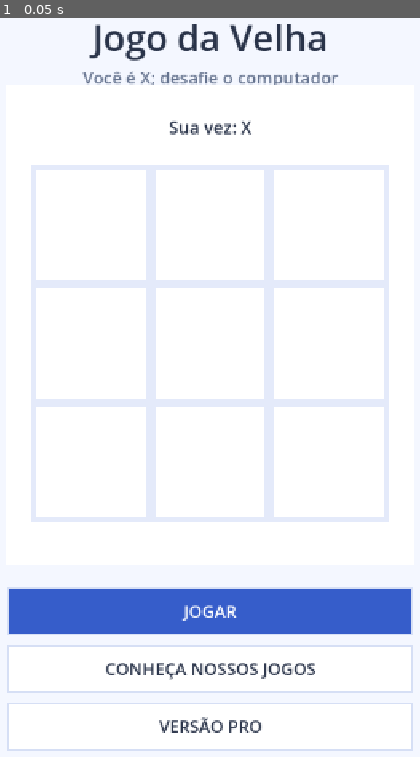
Above: before the commit, frame 1.
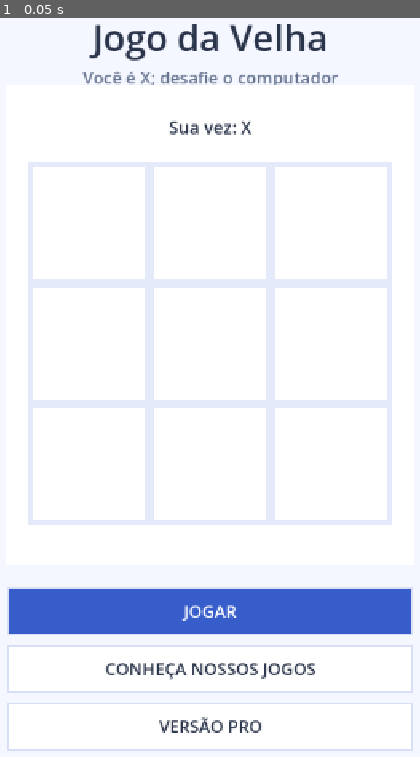
Above: after the commit, the same moment.

Repository: pitinga/game-tic-tac-toe-mobile
Game: Godot game, scene res://scenes/main.tscn
Same seed, same stepped clock (60 frames per second), same inputs: the game is played once before the commit and once after it.
Inputs:
- Up to frame 1 (0.05 s): no input

The runs differ from the first frame. In frame 1, 3.6% of the frame differs, in the area x 6-94%, y 19-69%.

Commit message:
fix: shared Android gestures, navigation and Godot CI (#2)
* fix: shared Android gesture and navigation handling

* ci: Godot 4.7.2 timeout and smoke errors

* test: regression for swipe over restart button

* fix: Android touch and screen aspect settings

* fix: project-specific review findings

* fix: require matching press and release for all navigation targets

* ci: pin checkout action to reviewed immutable commit

Diff:
--- a/project.godot
+++ b/project.godot
@@ -4,14 +4,20 @@
 
 config/name="Jogo da Velha Mobile"
 run/main_scene="res://scenes/main.tscn"
-config/features=PackedStringArray("4.3", "GL Compatibility")
+config/features=PackedStringArray("4.7", "GL Compatibility")
+config/quit_on_go_back=false
 
 [display]
 
 window/size/viewport_width=720
 window/size/viewport_height=1280
 window/stretch/mode="canvas_items"
+window/stretch/aspect="expand"
 window/handheld/orientation=1
+
+[input_devices]
+
+pointing/emulate_mouse_from_touch=false
 
 [rendering]
 
--- a/scripts/main.gd
+++ b/scripts/main.gd
@@ -22,6 +22,8 @@
 var down := Vector2.ZERO
 var down_time := 0
 var touching := false
+var active_index := -1
+var press_target := ""
 
 
 func _ready() -> void:
@@ -121,15 +123,43 @@
 	return (event_position - (viewport - Vector2(720, 1280) * factor) / 2.0) / factor
 
 
+func _notification(what: int) -> void:
+	if what == NOTIFICATION_WM_GO_BACK_REQUEST:
+		if page == "game":
+			paused = true
+			page = "menu"
+		else:
+			page = "menu"
+		queue_redraw()
+	elif what == NOTIFICATION_APPLICATION_FOCUS_OUT and page == "game":
+		paused = true
+		queue_redraw()
+
+
+func _hit(pos: Vector2) -> String:
+	if page == "game":
+		if Rect2(38, 976, 644, 74).has_point(pos): return "restart"
+		if Rect2(38, 1070, 310, 70).has_point(pos): return "pause"
+		if Rect2(372, 1070, 310, 70).has_point(pos): return "menu"
+		if BOARD.has_point(pos) and not paused and not rules.ended: return "board"
+	return "none"
+
+
 func _unhandled_input(event: InputEvent) -> void:
 	if event is InputEventScreenTouch:
+		if event.pressed:
+			if active_index == -1:
+				active_index = event.index
+				_handle_contact(_normalized(event.position), true)
+		elif event.index == active_index:
+			_handle_contact(_normalized(event.position), false)
+			active_index = -1
+	elif event is InputEventScreenDrag:
+		if event.index == active_index and press_target == "board" and page == "game" and not paused:
+			rules.pointer(_game_point(_normalized(event.position)))
+	elif event is InputEventMouseButton and event.button_index == MOUSE_BUTTON_LEFT and not OS.has_feature("mobile") and active_index == -1:
 		_handle_contact(_normalized(event.position), event.pressed)
-	elif event is InputEventScreenDrag:
-		if page == "game" and not paused:
-			rules.pointer(_game_point(_normalized(event.position)))
-	elif event is InputEventMouseButton and event.button_index == MOUSE_BUTTON_LEFT:
-		_handle_contact(_normalized(event.position), event.pressed)
-	elif event is InputEventMouseMotion and touching and page == "game" and not paused:
+	elif event is InputEventMouseMotion and touching and active_index == -1 and page == "game" and not paused:
 		rules.pointer(_game_point(_normalized(event.position)))
 	elif event is InputEventKey and event.pressed and not event.echo:
 		if page == "game" and not paused:
@@ -147,31 +177,33 @@
 		touching = true
 		down = pos
 		down_time = Time.get_ticks_msec()
-		if page == "game" and BOARD.has_point(pos) and not paused:
+		press_target = _hit(pos)
+		if page == "game" and press_target == "board" and not paused:
 			rules.pointer(_game_point(pos))
 		return
 	if not touching:
 		return
 	touching = false
+	var released_target := _hit(pos)
 	if page == "menu":
-		if Rect2(38, 985, 644, 74).has_point(pos):
+		if Rect2(38, 985, 644, 74).has_point(pos) and Rect2(38, 985, 644, 74).has_point(down):
 			rules.reset()
 			paused = false
 			page = "game"
-		elif Rect2(38, 1077, 644, 74).has_point(pos):
+		elif Rect2(38, 1077, 644, 74).has_point(pos) and Rect2(38, 1077, 644, 74).has_point(down):
 			page = "catalog"
-		elif Rect2(38, 1169, 644, 74).has_point(pos):
+		elif Rect2(38, 1169, 644, 74).has_point(pos) and Rect2(38, 1169, 644, 74).has_point(down):
 			page = "pro"
 	elif page == "game":
-		if Rect2(38, 976, 644, 74).has_point(pos):
+		if released_target == "restart" and press_target == "restart":
 			rules.reset()
 			paused = false
-		elif Rect2(38, 1070, 310, 70).has_point(pos):
+		elif released_target == "pause" and press_target == "pause":
 			paused = not paused
-		elif Rect2(372, 1070, 310, 70).has_point(pos):
+		elif released_target == "menu" and press_target == "menu":
 			paused = false
 			page = "menu"
-		elif BOARD.has_point(pos) and not paused and not rules.ended:
+		elif press_target == "board" and BOARD.has_point(pos) and not paused and not rules.ended:
 			var a := _game_point(down)
 			var b := _game_point(pos)
 			if a.distance_to(b) > 0.035:
@@ -181,7 +213,7 @@
 			else:
 				rules.tap(b)
 	elif page == "catalog":
-		if pos.y > 1120:
+		if Rect2(36, 1130, 648, 78).has_point(pos) and Rect2(36, 1130, 648, 78).has_point(down):
 			page = "menu"
 		else:
 			var row := 0
@@ -190,10 +222,10 @@
 					continue
 				var rect := Rect2(36, 170 + row * 101, 648, 90)
 				var link := String(entry[1])
-				if rect.has_point(pos) and link.begins_with("https://play.google.com/store/apps/details?id="):
+				if rect.has_point(pos) and rect.has_point(down) and link.begins_with("https://play.google.com/store/apps/details?id="):
 					OS.shell_open(link)
 					break
 				row += 1
-	elif page == "pro" and pos.y > 1040:
+	elif page == "pro" and Rect2(36, 1090, 648, 84).has_point(pos) and Rect2(36, 1090, 648, 84).has_point(down):
 		page = "menu"
 	queue_redraw()
--- a/scripts/rules.gd
+++ b/scripts/rules.gd
@@ -44,6 +44,16 @@
 		return
 	var best := -2
 	var move_index := -1
+	# Immediate winning moves take priority over equally-scored delayed wins.
+	for i in range(9):
+		if board[i] == 0:
+			board[i] = 2
+			var immediate := winner(board) == 2
+			board[i] = 0
+			if immediate:
+				board[i] = 2
+				_finish_if_needed()
+				return
 	for i in range(9):
 		if board[i] == 0:
 			board[i] = 2
@@ -76,18 +86,27 @@
 			score = 1
 
 
+func board_rect() -> Rect2:
+	var area := Rect2(34, 178, 652, 770).grow(-10)
+	var side := minf(area.size.x - 30, area.size.y - 170)
+	return Rect2(Vector2(area.get_center().x - side * 0.5, area.position.y + 115), Vector2.ONE * side)
+
+
 func tap(p: Vector2) -> void:
 	# Board is centered vertically with a short instruction above it.
-	var x := int(floor(p.x * 3.0))
-	var y := int(floor((p.y - 0.15) / 0.72 * 3.0))
+	var point := Vector2(34, 178) + p * Vector2(652, 770)
+	var rect := board_rect()
+	if not rect.has_point(point): return
+	var local := (point - rect.position) / rect.size
+	var x := int(floor(local.x * 3.0))
+	var y := int(floor(local.y * 3.0))
 	if x >= 0 and x < 3 and y >= 0 and y < 3:
 		play(y * 3 + x)
 
 
 func draw_game(canvas: CanvasItem, area: Rect2) -> void:
 	label(canvas, "Sua vez: X", Vector2(area.get_center().x, area.position.y + 55), 28)
-	var side := minf(area.size.x - 30, area.size.y - 170)
-	var rect := Rect2(Vector2(area.get_center().x - side * 0.5, area.position.y + 115), Vector2.ONE * side)
+	var rect := board_rect()
 	canvas.draw_rect(rect, Color("e4eafa"))
 	for i in range(9):
 		var cell := cell_rect(rect, i % 3, i / 3, 3, 3, 7)
--- a/tests/test_ui.gd
+++ b/tests/test_ui.gd
@@ -34,6 +34,9 @@
 	check(app.paused, "pausa partida")
 	press_at(app, Vector2(200, 1100))
 	check(not app.paused, "retoma partida")
+	app._handle_contact(Vector2(360, 900), true)
+	app._handle_contact(Vector2(360, 1000), false)
+	check(app.page == "game" and not app.paused, "arraste do tabuleiro não aciona RECOMEÇAR")
 	press_at(app, Vector2(500, 1100))
 	check(app.page == "menu", "retorna ao menu")
 	app.queue_free()
